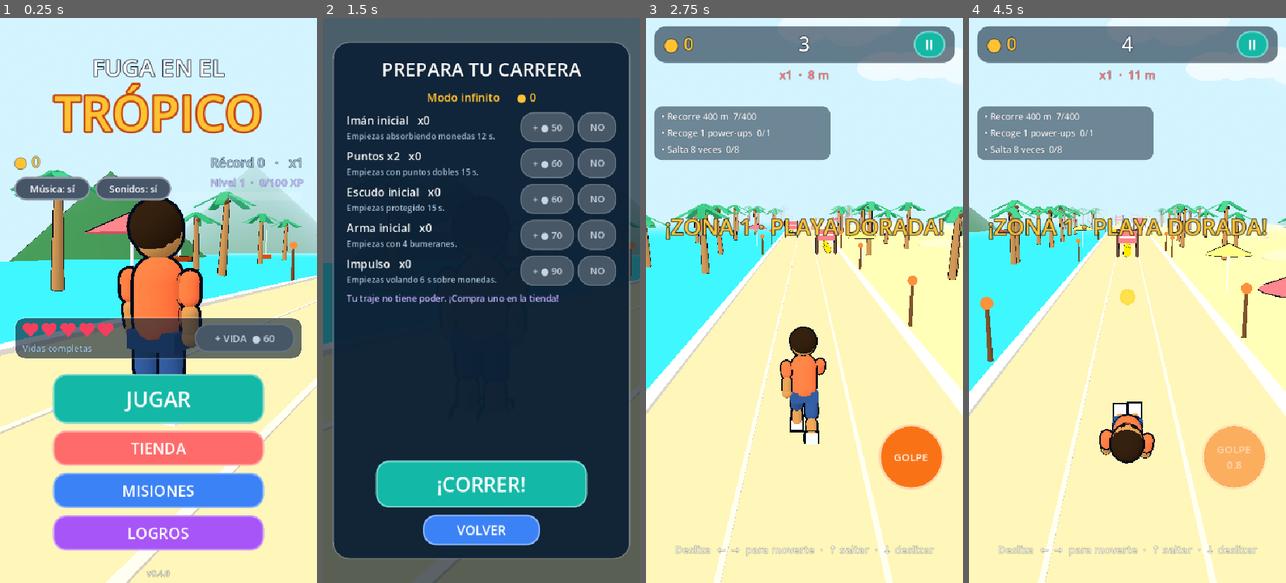
Above: before the commit, frames 1-4 (left to right).
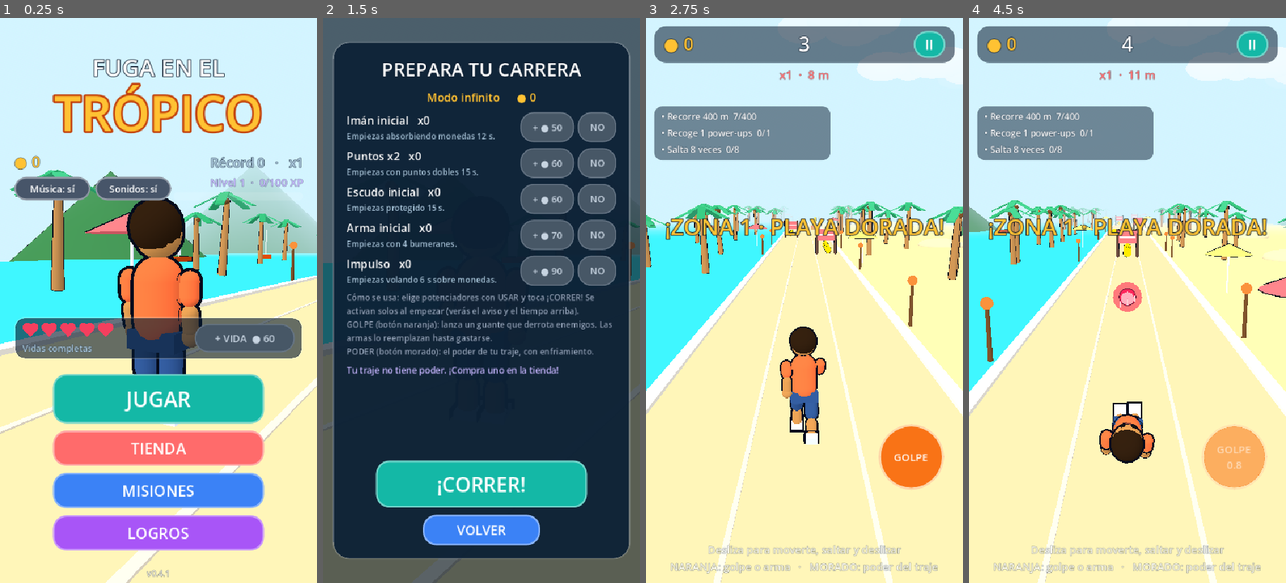
Above: after the commit, the same moments.

Repository: dysasterkj/fuga-en-el-tropico
Game: Godot game, scene res://main.tscn
Same seed, same stepped clock (60 frames per second), same inputs: the game is played once before the commit and once after it.
Inputs (mouse positions are in pixels of both pictures, inside the frame that each line leads up to):
- Up to frame 1 (0.25 s): no input
- Up to frame 2 (1.5 s): click "JUGAR" at 0.5 s; click "INFINITO" at 1.25 s
- Up to frame 3 (2.75 s): click "¡CORRER!" at 2 s
- Up to frame 4 (4.5 s): tap Enter at 2.75 s; move the mouse to (1197, 272) at 2.77 s; hold Right 2.78-3.5 s; tap P at 2.85 s; click (1197, 272) at 2.92 s; tap Space at 3.02, 3.32 s; click "REINICIAR CARRERA" at 3.5 s; move the mouse to (1064, 328) at 4.27 s; hold Down from 4.28 s (still down); tap F at 4.35 s

The runs differ from the first frame. In frame 1, less than 0.1% of the frame differs, in the area x 52-54%, y 97-99%; in frame 2, 2.7%, in the area x 7-92%, y 48-64%; in frame 3, 1.4%; in frame 4, 1.7%.

Commit message:
v0.4.1: iman mas potente, guante de golpe, ayuda y avisos, pasos de actualizacion
Co-Authored-By: Claude Sonnet 5.5 <noreply@anthropic.com>

Diff:
--- a/project.godot
+++ b/project.godot
@@ -6,7 +6,7 @@
 config/name="Fuga en el Trópico"
 run/main_scene="res://main.tscn"
 config/features=PackedStringArray("4.7", "GL Compatibility")
-config/version="0.4.0"
+config/version="0.4.1"
 config/icon="res://icon.svg"
 
 [autoload]
--- a/scripts/hud.gd
+++ b/scripts/hud.gd
@@ -238,7 +238,8 @@
 	_place(toast_lbl, 30, 430, W - 60, 70)
 	toast_lbl.visible = false
 
-	hint_lbl = _lbl("Desliza  ←  →  para moverte  ·  ↑ saltar  ·  ↓ deslizar", 18, Color(1, 1, 1, 0.9), HORIZONTAL_ALIGNMENT_CENTER)
+	hint_lbl = _lbl("Desliza para moverte, saltar y deslizar
+NARANJA: golpe o arma   ·   MORADO: poder del traje", 18, Color(1, 1, 1, 0.9), HORIZONTAL_ALIGNMENT_CENTER)
 	g.add_child(hint_lbl)
 	_place(hint_lbl, 0, H - 70, W, 30)
 
@@ -1087,6 +1088,12 @@
 			_refresh_prep())
 		row.add_child(use)
 		v.add_child(row)
+	var hl := _lbl("Cómo se usa: elige potenciadores con USAR y toca ¡CORRER! Se activan solos al empezar (verás el aviso y el tiempo arriba).
+GOLPE (botón naranja): lanza un guante que derrota enemigos. Las armas lo reemplazan hasta gastarse.
+PODER (botón morado): el poder de tu traje, con enfriamiento.", 14, Color("94a3b8"))
+	hl.autowrap_mode = TextServer.AUTOWRAP_WORD_SMART
+	hl.custom_minimum_size = Vector2(420, 0)
+	v.add_child(hl)
 	var pw := GameState.power_of(GameState.equipped("costume"))
 	var pl := _lbl(("Poder del traje: %s — %s" % [GameState.POWERS[pw].name, GameState.POWERS[pw].desc]) if pw != "" else "Tu traje no tiene poder. ¡Compra uno en la tienda!", 15, Color("c4b5fd"))
 	pl.autowrap_mode = TextServer.AUTOWRAP_WORD_SMART
--- a/scripts/main.gd
+++ b/scripts/main.gd
@@ -667,14 +667,6 @@
 	state = State.WIN
 	win_t = 0.0
 	win_shown = false
-	power_id = GameState.power_of(GameState.equipped("costume"))
-	power_cd = 3.0
-	punch_cd = 0.0
-	boost_t = 0.0
-	_apply_boosts()
-	if test_give == "magnet":
-		timers.magnet = 60.0
-		_give_weapon("boom", 5)
 	Sfx.play("win")
 	Sfx.play("zone")
 	hud.banner("¡META!", Color("4ade80"))
@@ -778,9 +770,15 @@
 		if not autoplay and not GameState.use_boost(String(b)):
 			continue
 		match String(b):
-			"magnet": timers.magnet = 12.0
-			"x2": timers.x2 = 15.0
-			"shield": timers.shield = 15.0
+			"magnet":
+				timers.magnet = 12.0
+				hud.toast("¡IMÁN ACTIVO! Atrae las monedas cercanas")
+			"x2":
+				timers.x2 = 15.0
+				hud.toast("¡PUNTOS x2 ACTIVOS!")
+			"shield":
+				timers.shield = 15.0
+				hud.toast("¡ESCUDO ACTIVO!")
 			"weapon": _give_weapon("boom", 4)
 			"fly":
 				timers.fly = 6.0
@@ -844,6 +842,7 @@
 	var rt = Engine.get_singleton("AndroidRuntime")
 	_dl_ctx = rt.getApplicationContext()
 	_dl_dm = _dl_ctx.getSystemService("download") if _dl_ctx else null
+	hud.set_update_status("Preparando descarga (1/3)…")
 	if _dl_dm == null:
 		_fallback_update()
 		return
@@ -860,6 +859,7 @@
 	req.setMimeType("application/vnd.android.package-archive")
 	req.setDestinationInExternalFilesDir(_dl_ctx, null, "update.apk")
 	_dl_id = int(_dl_dm.enqueue(req))
+	hud.set_update_status("Descargando (2/3)…")
 	_dl_ticks = 0
 	hud.set_update_status("Descargando actualización…")
 	_dl_timer = Timer.new()
@@ -891,6 +891,7 @@
 	if intent == null or activity == null:
 		_fallback_update()
 		return
+	hud.set_update_status("Abriendo instalador (3/3)…")
 	intent.setDataAndType(uri, "application/vnd.android.package-archive")
 	intent.addFlags(Intent.FLAG_GRANT_READ_URI_PERMISSION | Intent.FLAG_ACTIVITY_NEW_TASK)
 	activity.startActivity(intent)
--- a/scripts/world.gd
+++ b/scripts/world.gd
@@ -295,10 +295,10 @@
 		if magnet:
 			var dv := center - c.position
 			var dl := dv.length()
-			if (dl < 11.0 or c.has_meta("pull")) and dl > 0.05:
+			if (dl < 15.0 or c.has_meta("pull")) and dl > 0.05:
 				var pt: float = float(c.get_meta("pull", 0.0)) + delta
 				c.set_meta("pull", pt)
-				var sp := 14.0 + pt * 70.0 + (11.0 - minf(dl, 11.0)) * 2.0
+				var sp := 20.0 + pt * 90.0 + (15.0 - minf(dl, 15.0)) * 2.5
 				c.position += dv.normalized() * minf(dl, sp * delta)
 				c.scale = Vector3.ONE * (1.35 + 0.2 * sin(pt * 22.0))
 				c.rotation.y += 9.0 * delta
@@ -784,8 +784,11 @@
 			Toon.part(n, Toon.box(Vector3(0.95, 0.13, 0.22)), Color("fbbf24"), Vector3(-0.3, 0, 0), Vector3(0, 0.55, 0))
 			Toon.part(n, Toon.box(Vector3(0.95, 0.13, 0.22)), Color("f59e0b"), Vector3(0.3, 0, 0), Vector3(0, -0.55, 0))
 		"punch":
-			Toon.glow(n, Toon.sphere(0.34), Color("fde047"), Vector3.ZERO, Vector3.ZERO, 0.95)
-			Toon.glow(n, Toon.sphere(0.2), Color("ffffff"))
+			Toon.glow(n, Toon.sphere(0.62), Color("ff2d55"), Vector3.ZERO, Vector3.ZERO, 0.38)
+			Toon.part(n, Toon.sphere(0.34), Color("e11d48"))
+			Toon.part(n, Toon.cyl(0.26, 0.26, 0.16), Color("f8fafc"), Vector3(0, 0, 0.3), Vector3(PI / 2, 0, 0), false)
+			for sx in [-0.28, 0.0, 0.28]:
+				Toon.glow(n, Toon.box(Vector3(0.06, 0.06, 0.9)), Color("fecdd3"), Vector3(sx, sx * 0.4, 0.9))
 		"bomb":
 			Toon.part(n, Toon.sphere(0.36), Color("1f2937"))
 			Toon.glow(n, Toon.sphere(0.12), Color("fb923c"), Vector3(0, 0.4, 0))
@@ -840,7 +843,7 @@
 		var n: Node3D = p.node
 		n.position.z -= 60.0 * delta
 		n.rotation.y += 14.0 * delta if p.kind == "boom" else 0.0
-		n.rotation.x -= 10.0 * delta if p.kind != "boom" else 0.0
+		n.rotation.x -= 10.0 * delta if p.kind == "coco" or p.kind == "bomb" else 0.0
 		var dead := false
 		for e in ents.duplicate():
 			if e.kind == "plat":
Not shown, changed: export_presets.cfg
